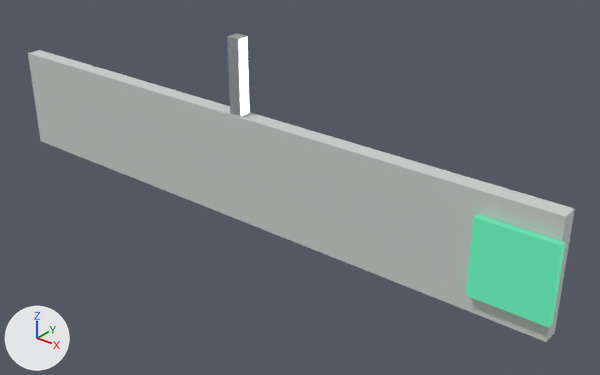
The glTF model red-valve/assets/3d_model/stages/hospital/pecas/mov_d69c996141.gltf, before and after one commit.
Rendered twice from a 50 mm camera at (1.561, -1.672, 0.634) aimed at (0.188, 0.044, -0.43). The axes (+X, +Y, +Z) are drawn at lower left. The lights are the same throughout. The first picture is the older version.

In view in the first picture: 'mov_d69c996141'.
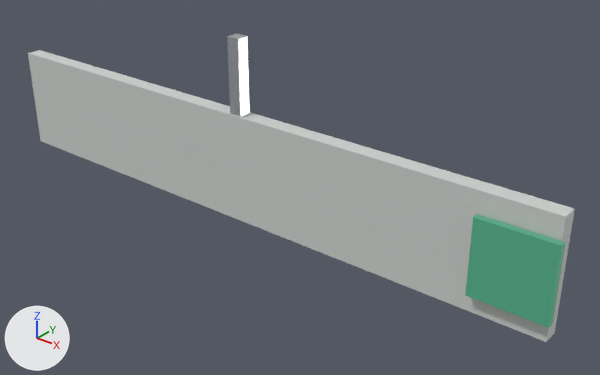
What differs and where, as boxes [x1, y1, x2, y2] in the pictures (600 x 375 px):
'mov_d69c996141', recoloured (darker): [462, 210, 568, 330] in both

The change, as a list of edits to the scene's bpy script:
```text
Change mat_mat_seta:
    mat_mat_seta.emission_color: (0.05, 0.42, 0.22) -> (0.01, 0.08, 0.04)  # green #3fad81 -> dark green #195038
```
